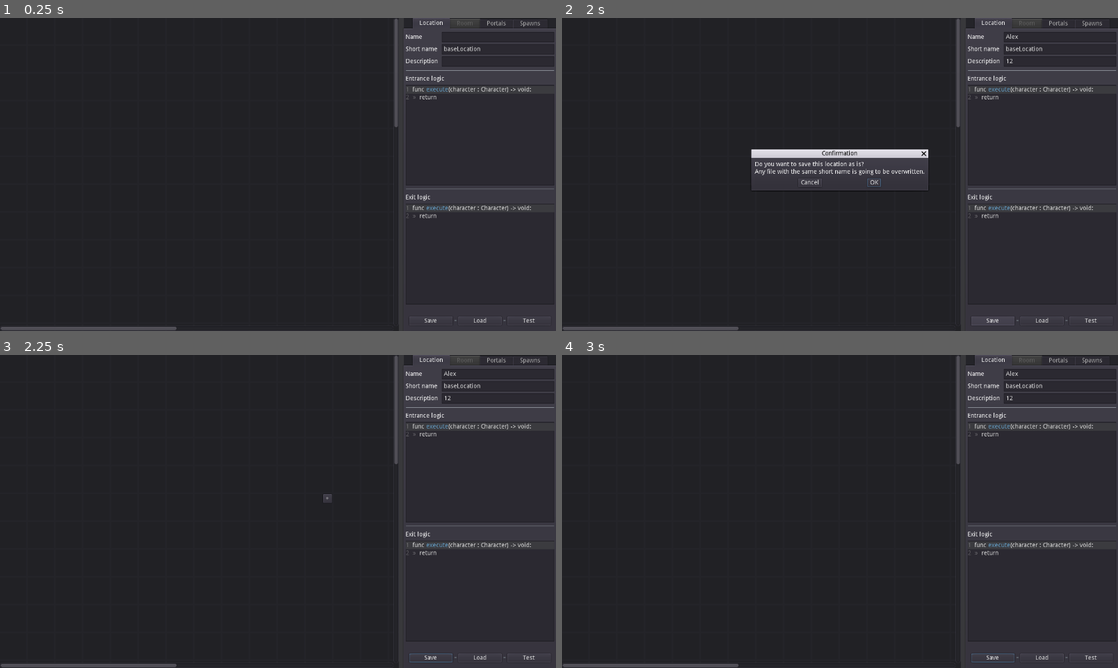
Above: before the commit, frames 1-4 (two rows, left to right).
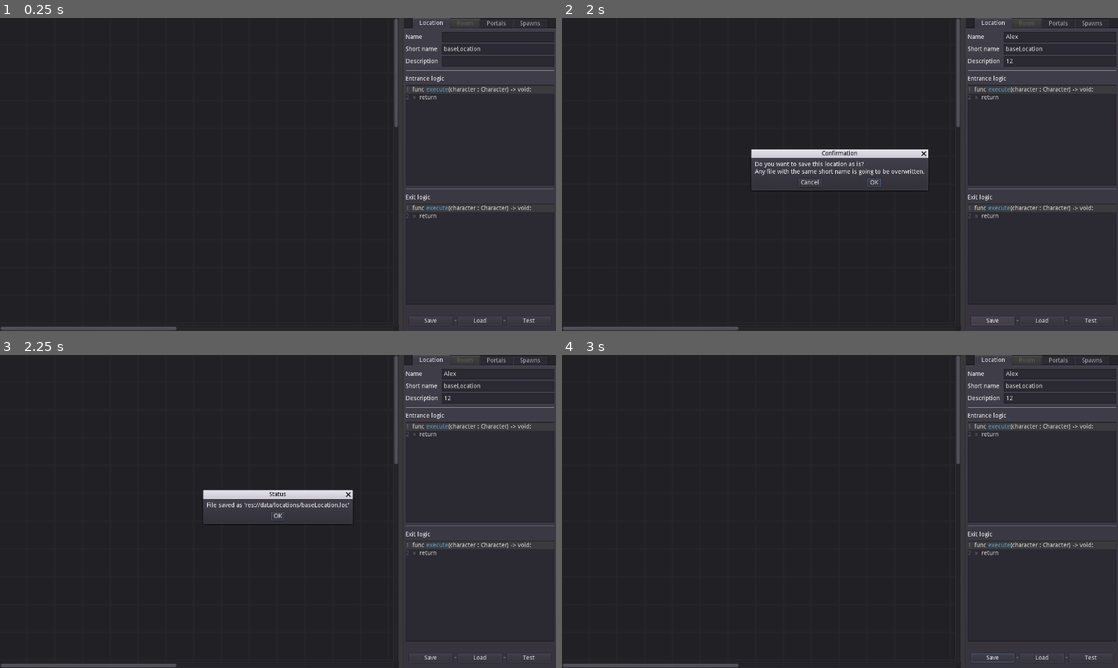
Above: after the commit, the same moments.

Repository: jbatistareis/d-engine
Game: Godot game, scene res://tools/location/locationEditor.tscn
The game is run twice, just before and just after one commit, with the same random seed, the same clock (stepped at 60 frames per second) and the same inputs.
Inputs (mouse positions are in pixels of both pictures, inside the frame that each line leads up to):
- Up to frame 1 (0.25 s): no input
- Up to frame 2 (2 s): click (1062, 36) at 0.52 s; type "Alex" at 0.6 s; click (1062, 61) at 0.75 s; type "12" at 0.83 s; click "Save" at 1.25 s
- Up to frame 3 (2.25 s): click "OK" at 2 s
- Up to frame 4 (3 s): click (840, 517) at 2.75 s, where only the run after the commit has a clickable "OK"

Frames 1-2 are identical in both runs. In frame 3, 2.2% of the frame differs, in the area x 36-82%, y 43-99%; in frame 4, nothing differs.
Error before the commit: Attempt to call function 'collectRooms' in base 'null instance' on a null instance. (res://tools/location/window.gd:50)

Commit message:
fixed save bug

Diff:
--- a/tools/location/window.gd
+++ b/tools/location/window.gd
@@ -47,7 +47,7 @@
 	location.entranceLogic = $HSplitContainer/properties/TabContainer/Location/VBoxContainer/VBoxContainer/txtEntranceLogic.text
 	location.exitLogic = $HSplitContainer/properties/TabContainer/Location/VBoxContainer/VBoxContainer/txtExitLogic.text
 
-	location.rooms = $HSplitContainer/Panel/ScrollContainer/roomsContainer.collectRooms()
+	location.rooms = $HSplitContainer/tiles/ScrollContainer/roomsContainer.collectRooms()
 	location.portals = $HSplitContainer/properties/TabContainer/Portals.collectPortals()
 	location.spawns = $HSplitContainer/properties/TabContainer/Spawns.collectSpawns()
 
--- a/visuals/terrain/terrain.gd
+++ b/visuals/terrain/terrain.gd
@@ -27,7 +27,7 @@
 		filename = directory.get_next()
 
 	for room in location.rooms:
-		var block : Spatial = blocks[room.mesh].instance()
+		var block = blocks[room.mesh].instance()
 		block.transform.origin.x = room.x * 2 + 1
 		block.transform.origin.y = 1
 		block.transform.origin.z = room.y * 2 + 1
Not shown, removed: data/locations/entity.loc
